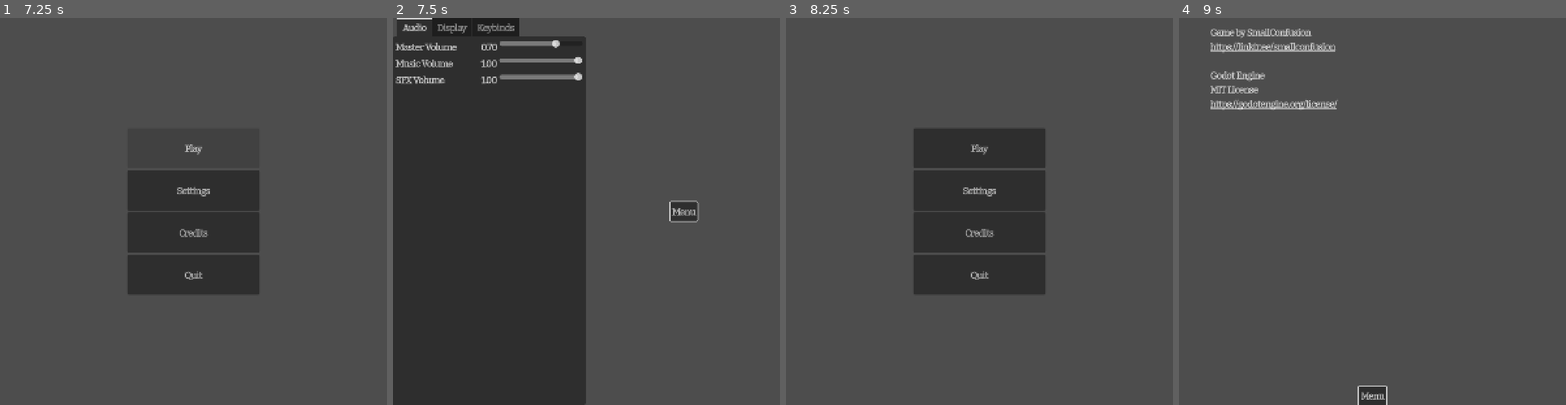
Above: before the commit, frames 1-4 (left to right).
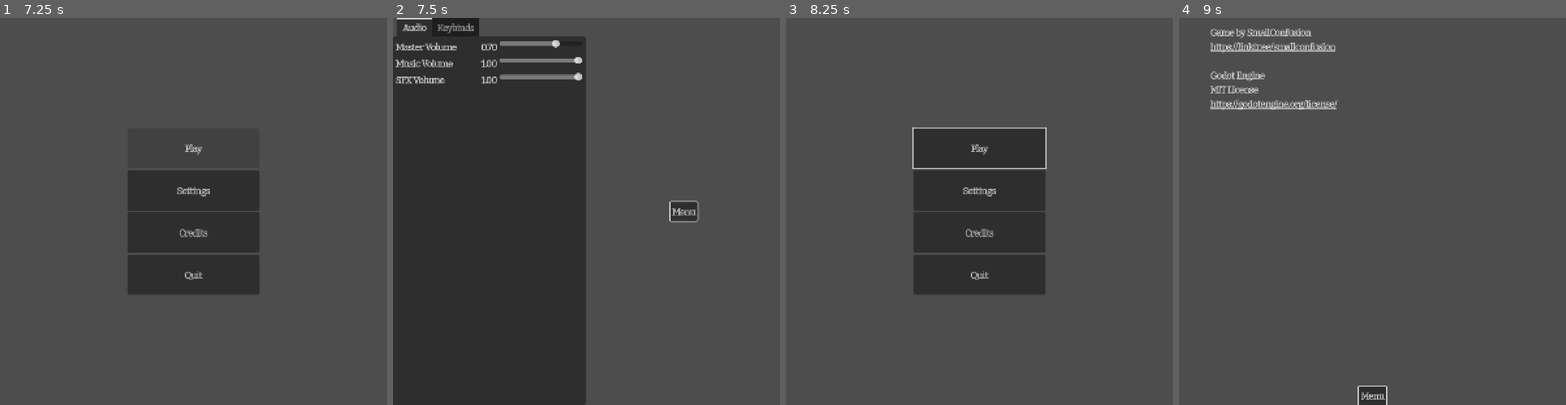
Above: after the commit, the same moments.

Repository: SmallConfusion/godot-components
Game: Godot game, scene res://assets/components/splash_screen/splash_screen.tscn
Same seed, same stepped clock (60 frames per second), same inputs: the game is played once before the commit and once after it. The engine's default icon, where the game draws it, is replaced by a stand-in: a white triangle on a blue panel in a dark square.
Inputs:
- Up to frame 1 (7.25 s): tap Enter at 0.5, 4.25 s; tap Space at 2.75 s; click "Play" at 5 s; click "Play" at 5.75 s; click "Play" at 6.5 s
- Up to frame 2 (7.5 s): click "Settings" at 7.25 s
- Up to frame 3 (8.25 s): click "Menu" at 8 s
- Up to frame 4 (9 s): click "Credits" at 8.75 s

Frame 1 is identical in both runs. In frame 2, 0.5% of the frame differs, in the area x 12-33%, y 0-5%; in frame 3, 0.3%; in frame 4, nothing differs.

Commit message:
Fix grab focus and remove unused settings

Diff:
--- a/godot/assets/components/ui_components/grab_focus.gd
+++ b/godot/assets/components/ui_components/grab_focus.gd
@@ -3,6 +3,9 @@
 
 func _ready() -> void:
 	super._ready()
+	tree_entered.connect(_grab_focus)
+	_grab_focus()
 
+func _grab_focus() -> void:
 	var control: Control = component_holder
 	control.grab_focus()
--- a/godot/menus/settings.tscn
+++ b/godot/menus/settings.tscn
@@ -4,7 +4,6 @@
 [ext_resource type="Resource" uid="uid://cg3dwil6gki2" path="res://settings/master_volume.tres" id="2_d8eyj"]
 [ext_resource type="Resource" uid="uid://c03j67sh7tnp8" path="res://settings/music_volume.tres" id="3_cyvjr"]
 [ext_resource type="Resource" uid="uid://me5dsxdfuvqq" path="res://settings/sfx_volume.tres" id="4_8754g"]
-[ext_resource type="Resource" uid="uid://cvmw4mjb1sc5f" path="res://settings/display_scale.tres" id="5_20nqt"]
 [ext_resource type="Theme" uid="uid://ddp03ysx0x6wk" path="res://theme/default_theme.tres" id="5_cyvjr"]
 [ext_resource type="PackedScene" uid="uid://btgmrydewjylm" path="res://assets/components/keybind_menu/keybind_menu.tscn" id="5_d8eyj"]
 [ext_resource type="Script" uid="uid://b4xtkvhb57h0p" path="res://assets/components/ui_components/grab_focus.gd" id="8_ac0sr"]
@@ -63,30 +62,12 @@
 value_display = "%.2f"
 metadata/_custom_type_script = "uid://drfctqgoe5um1"
 
-[node name="Display" type="MarginContainer" parent="HBoxContainer/TabContainer" unique_id=1929977307]
-visible = false
-layout_mode = 2
-theme_type_variation = &"SettingMarginContainer"
-metadata/_tab_index = 1
-
-[node name="Display" type="VBoxContainer" parent="HBoxContainer/TabContainer/Display" unique_id=1978221170]
-layout_mode = 2
-
-[node name="FusionSettingDisplay" type="HBoxContainer" parent="HBoxContainer/TabContainer/Display/Display" unique_id=2082554649]
-layout_mode = 2
-script = ExtResource("1_hjugb")
-setting = ExtResource("5_20nqt")
-logarithmic_range = true
-require_game_restart = true
-value_display = "%.1f"
-metadata/_custom_type_script = "uid://drfctqgoe5um1"
-
 [node name="Keybinds" type="MarginContainer" parent="HBoxContainer/TabContainer" unique_id=2047111444]
 visible = false
 layout_mode = 2
 theme = ExtResource("5_cyvjr")
 theme_type_variation = &"SettingMarginContainer"
-metadata/_tab_index = 2
+metadata/_tab_index = 1
 
 [node name="Keybinds" parent="HBoxContainer/TabContainer/Keybinds" unique_id=1006250452 instance=ExtResource("5_d8eyj")]
 layout_mode = 2
--- a/godot/settings/display_scale.tres
+++ /dev/null
@@ -1,25 +0,0 @@
-[gd_resource type="Resource" script_class="RangeSetting" format=3 uid="uid://cvmw4mjb1sc5f"]
-
-[ext_resource type="Script" uid="uid://bvn8up4ojt8t1" path="res://assets/components/settings/resource/range_setting.gd" id="1_fnuid"]
-
-[sub_resource type="GDScript" id="GDScript_fnuid"]
-script/source = "static func apply_setting(value: Variant) -> void:
-	assert(value is int or value is float)
-
-	if (!OS.has_feature(\"editor\")):
-		ProjectSettings.set_setting(\"gui/theme/default_theme_scale\", value)
-		ProjectSettings.save()
-"
-
-[resource]
-script = ExtResource("1_fnuid")
-minimum = 0.5
-maximum = 4.0
-apply_every_step = false
-display_name = "Display Scale"
-key_name = "display_scale"
-section_name = "display"
-default_value = 1.0
-apply_setting = SubResource("GDScript_fnuid")
-description = "The scale of the UI (requires game restart)"
-metadata/_custom_type_script = "uid://bvn8up4ojt8t1"
Not shown, changed: TODO.md
